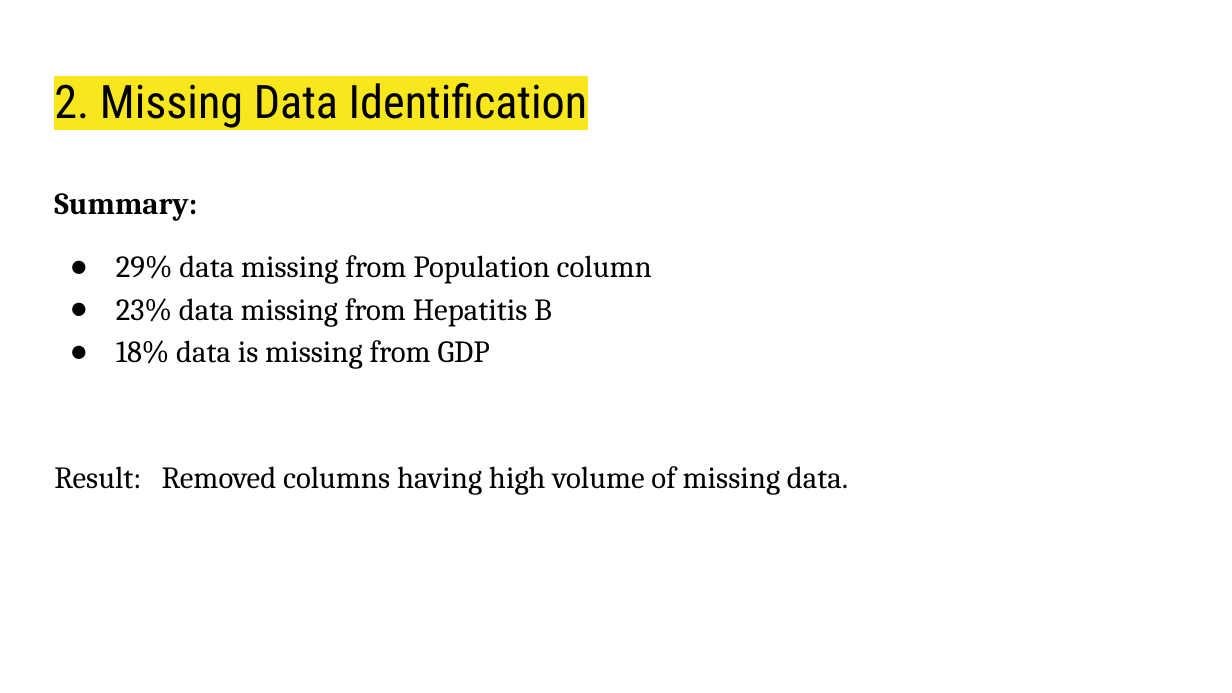
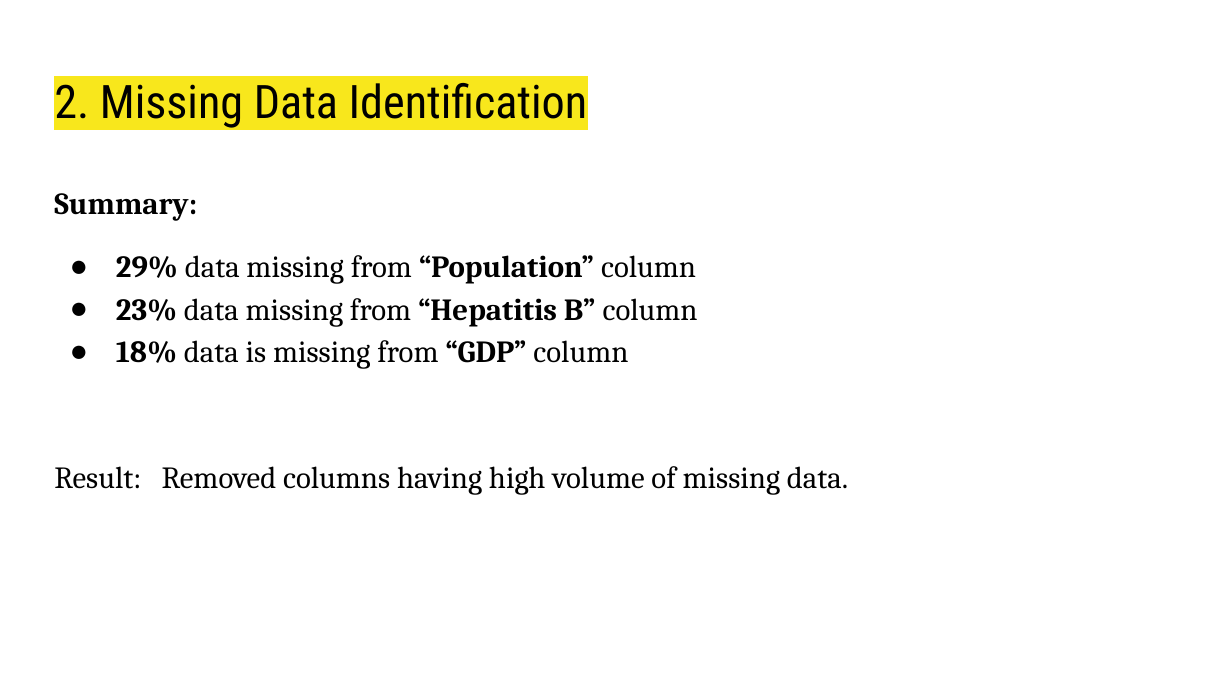
Before and after one commit to sreeram514/AIML_Project, a slide deck: slide 8 of AIML - Cohort1 - Life Expectancy.pptx (slide 7 before the commit). Drawn at 1232x693 pixels with LibreOffice and Linux fonts; fonts in the diff are those of the drawing. Boxes give left, top, right and bottom in pixels: in the first picture for what was removed or moved away, otherwise in the second. Text is boxed around its words. In the diff, an @@ line names an element or a change of style, - is before the commit and + after.

```diff
--- a/AIML - Cohort1 - Life Expectancy.pptx
+++ b/AIML - Cohort1 - Life Expectancy.pptx
@@ text at box(116, 255, 698, 369): text changed @@
-● 29% data missing from Population column
-● 23% data missing from Hepatitis B
-● 18% data is missing from GDP
+● 29% data missing from “Population” column
+● 23% data missing from “Hepatitis B” column
+● 18% data is missing from “GDP” column
```
Also in this commit, not shown: 6 other slides changed, 2 slides added, 1 slide removed, 3 other files.
